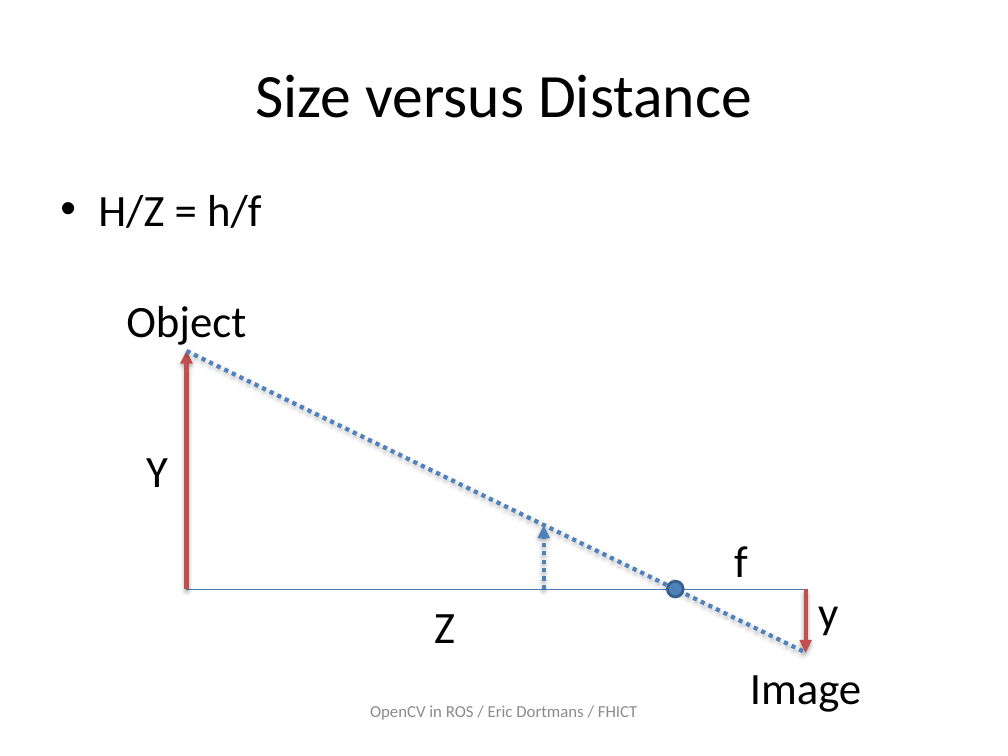
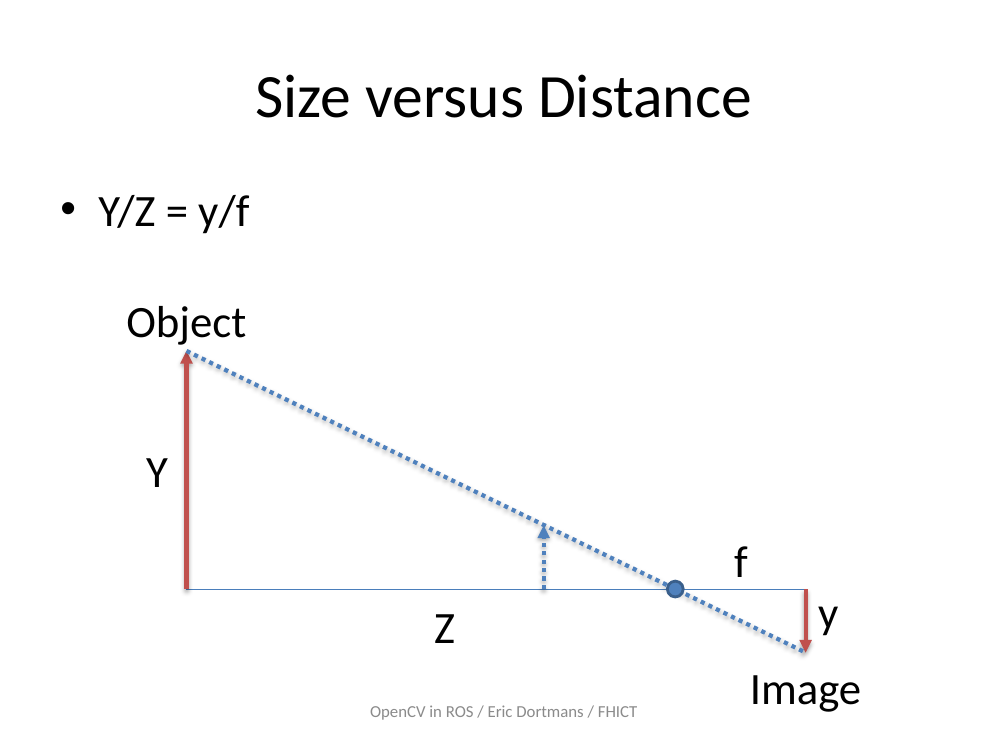
Before and after one commit to dortmans/ros_opencv, a slide deck: slide 54 of doc/ROS_OpenCV.pptx (slide 52 before the commit). Drawn at 1008x756 pixels with LibreOffice and Linux fonts; fonts in the diff are those of the drawing. Boxes give left, top, right and bottom in pixels: in the first picture for what was removed or moved away, otherwise in the second. Text is boxed around its words. In the diff, an @@ line names an element or a change of style, - is before the commit and + after.

```diff
--- a/doc/ROS_OpenCV.pptx
+++ b/doc/ROS_OpenCV.pptx
@@ text at (98, 195, 249, 234): text changed @@
-• H/Z = h/f
+• Y/Z = y/f
```
Also in this commit, not shown: 6 other slides changed, 2 slides added.
